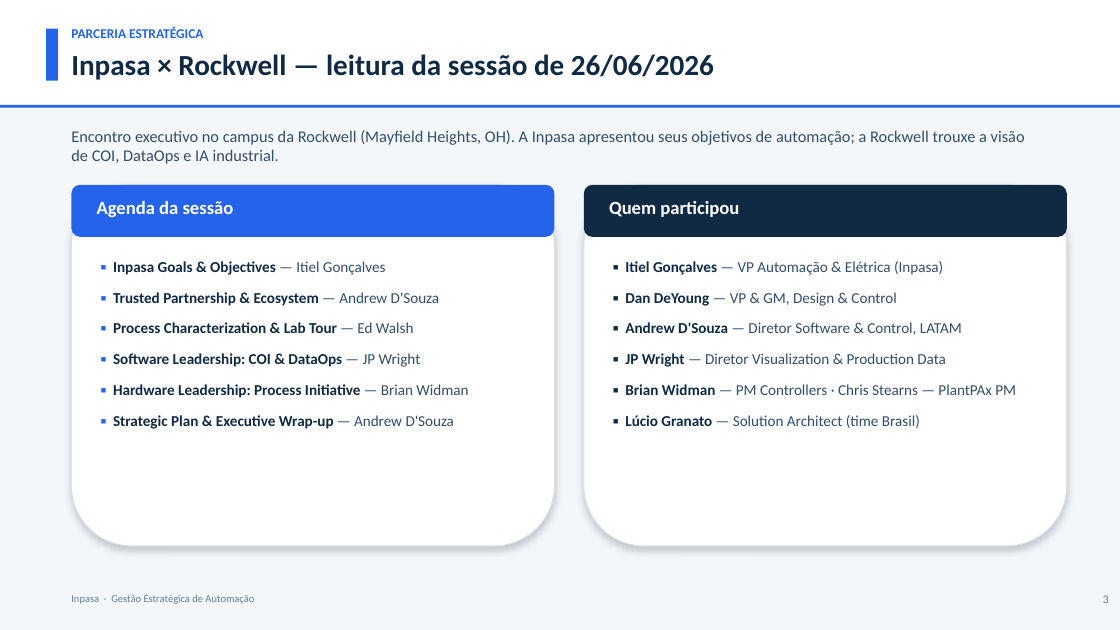
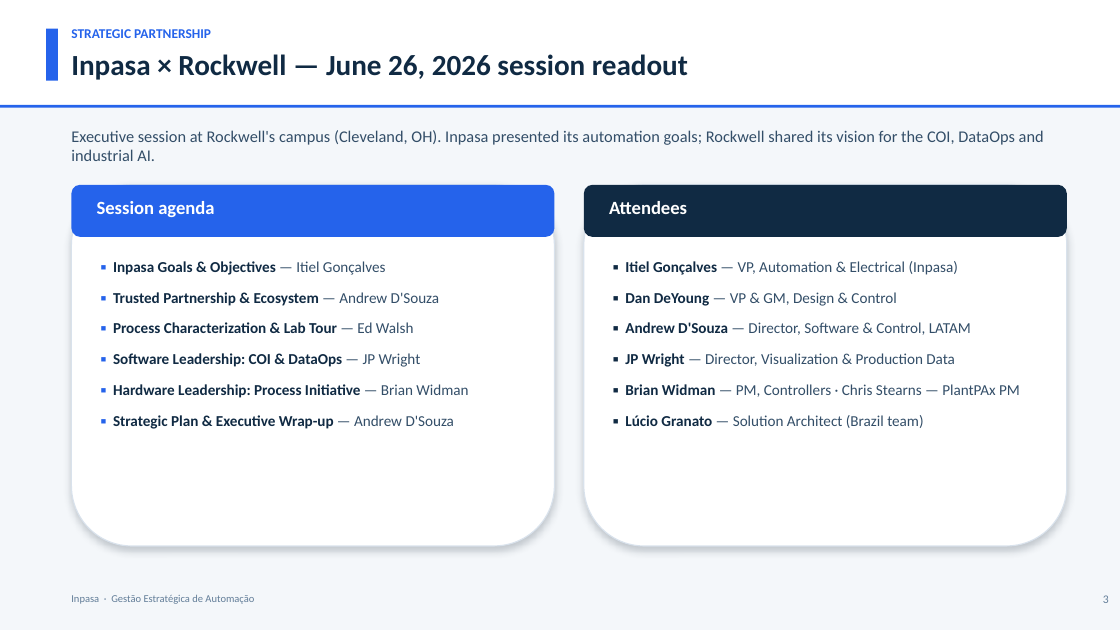
Before and after one commit to ItielGoncalves/ICG2025, a slide deck: slide 3 of 2026.06.28 - MULTI - DataOps na Prática IA a Serviço da Alta Gestão vFINAL.pptx. Drawn at 1120x630 pixels with LibreOffice and Linux fonts; fonts in the diff are those of the drawing. Boxes give left, top, right and bottom in pixels: in the first picture for what was removed or moved away, otherwise in the second. Text is boxed around its words. In the diff, an @@ line names an element or a change of style, - is before the commit and + after.

```diff
--- a/2026.06.28 - MULTI - DataOps na Prática IA a Serviço da Alta Gestão vFINAL.pptx
+++ b/2026.06.28 - MULTI - DataOps na Prática IA a Serviço da Alta Gestão vFINAL.pptx
@@ text at (71, 29, 211, 38): text changed @@
-PARCERIA ESTRATÉGICA
+STRATEGIC PARTNERSHIP
@@ text at (71, 54, 688, 80): text changed @@
-Inpasa × Rockwell — leitura da sessão de 26/06/2026
+Inpasa × Rockwell — June 26, 2026 session readout
@@ text at (71, 130, 1044, 161): text changed @@
-Encontro executivo no campus da Rockwell (Mayfield Heights, OH). A Inpasa apresentou seus objetivos de automação; a Rockwell trouxe a visão de COI, DataOps e IA industrial.
+Executive session at Rockwell's campus (Cleveland, OH). Inpasa presented its automation goals; Rockwell shared its vision for the COI, DataOps and industrial AI.
@@ text at (97, 201, 214, 217): text changed @@
-Agenda da sessão
+Session agenda
@@ text at (609, 201, 687, 214): text changed @@
-Quem participou
+Attendees
@@ text at (625, 261, 958, 275): text changed @@
-▪ Itiel Gonçalves — VP Automação & Elétrica (Inpasa)
+▪ Itiel Gonçalves — VP, Automation & Electrical (Inpasa)
@@ text at (625, 322, 1020, 428): text changed @@
-▪ Andrew D'Souza — Diretor Software & Control, LATAM
-▪ JP Wright — Diretor Visualization & Production Data
-▪ Brian Widman — PM Controllers · Chris Stearns — PlantPAx PM
-▪ Lúcio Granato — Solution Architect (time Brasil)
+▪ Andrew D'Souza — Director, Software & Control, LATAM
+▪ JP Wright — Director, Visualization & Production Data
+▪ Brian Widman — PM, Controllers · Chris Stearns — PlantPAx PM
+▪ Lúcio Granato — Solution Architect (Brazil team)
```
Also in this commit, not shown: 1 other slide changed, 3 other files.
